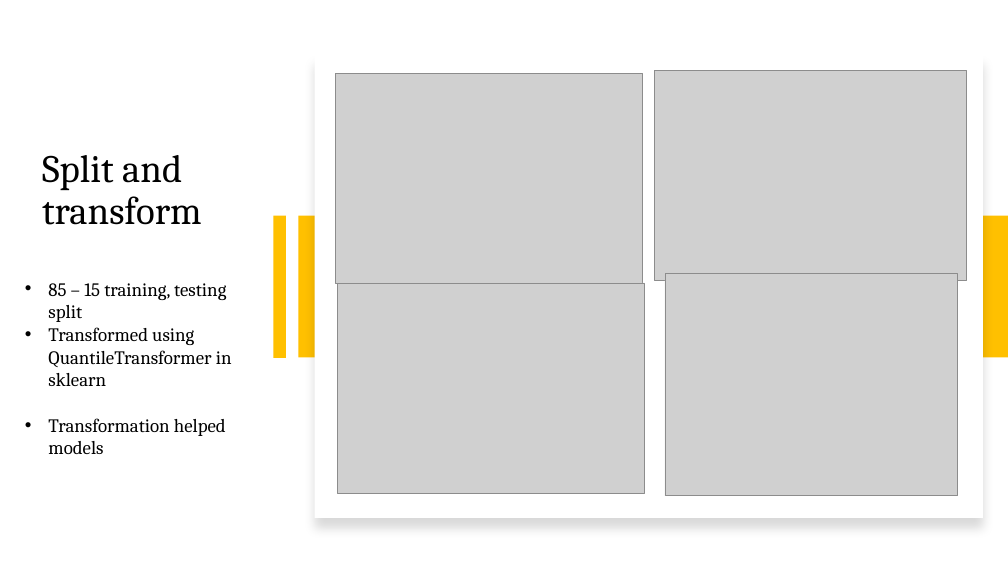
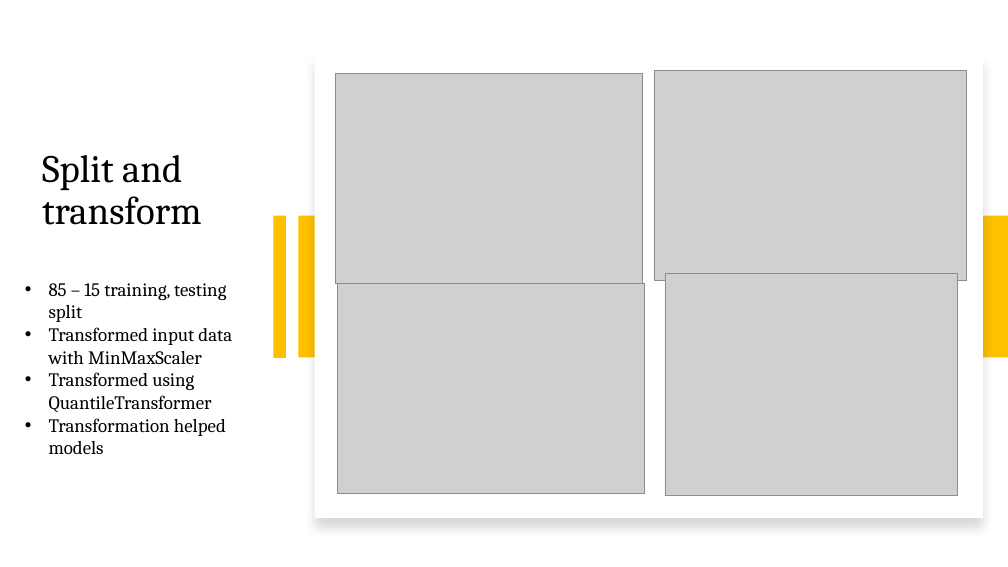
Before and after one commit to bradley-p/Solar_Energy_Forecasting, a slide deck: slide 5 of Reports:Notes/Midterm Presentation.pptx. Drawn at 1008x567 pixels with LibreOffice and Linux fonts; fonts in the diff are those of the drawing; grey boxes stand for pictures. Boxes give left, top, right and bottom in pixels: in the first picture for what was removed or moved away, otherwise in the second. Text is boxed around its words. In the diff, an @@ line names an element or a change of style, - is before the commit and + after.

Commit message:
split data into seasons and fit random forest

```diff
--- a/Reports:Notes/Midterm Presentation.pptx
+++ b/Reports:Notes/Midterm Presentation.pptx
@@ text at box(49, 327, 232, 412): text changed @@
-• Transformed using QuantileTransformer in sklearn
+• Transformed input data with MinMaxScaler
+• Transformed using QuantileTransformer
```
Also in this commit, not shown: 6 other slides changed, 15 other files.
